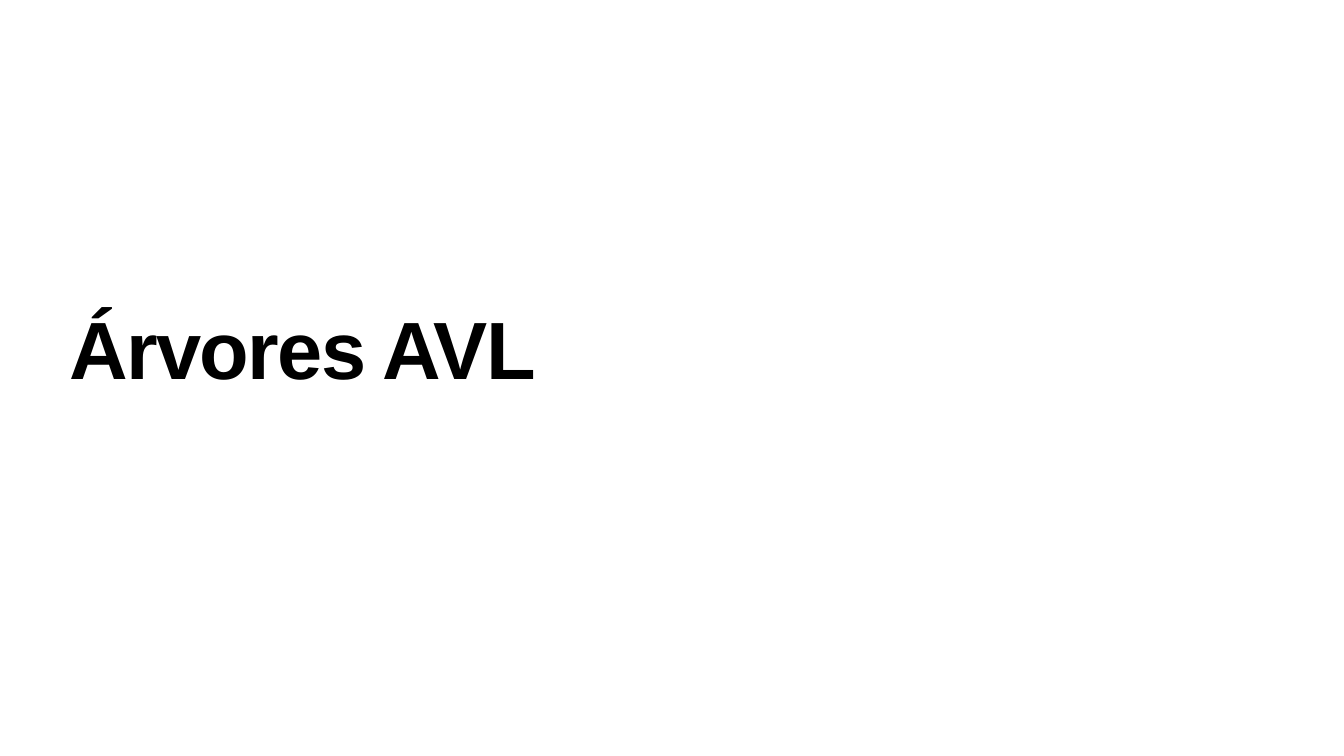
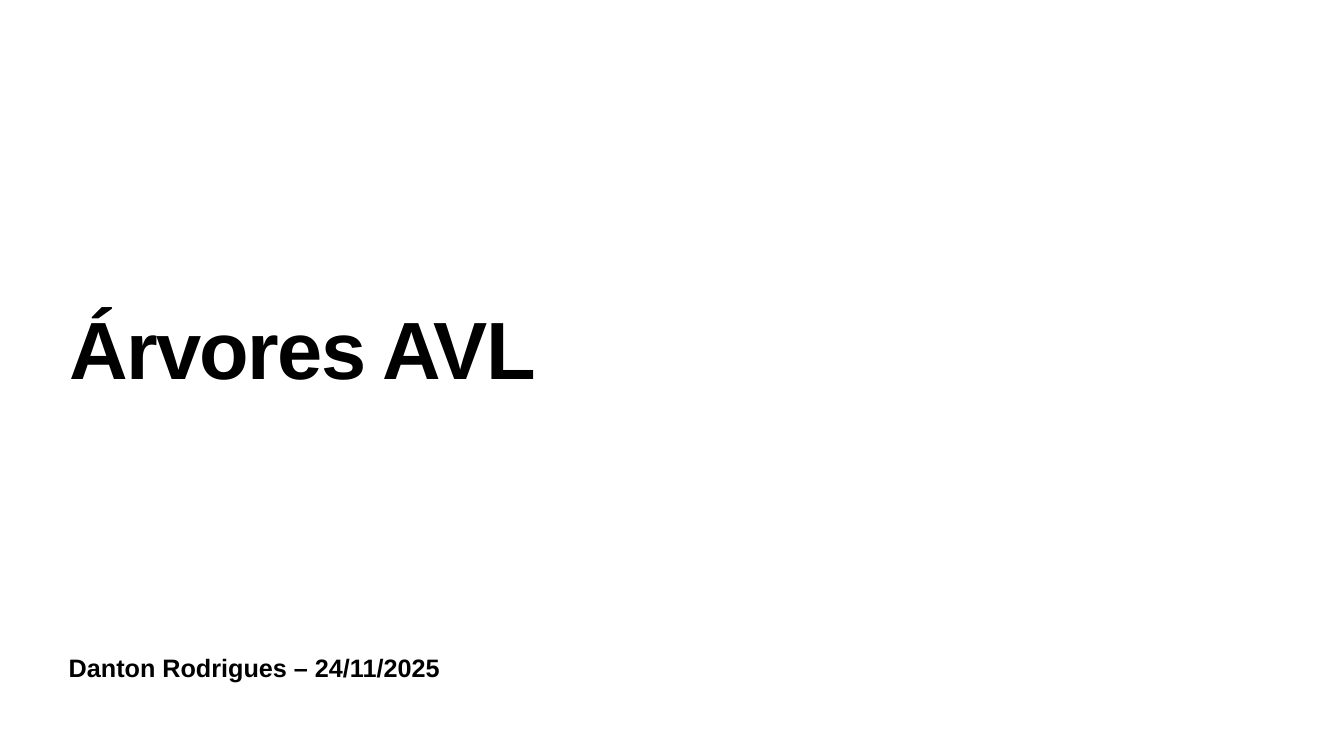
Before and after one commit to danton2000/Algoritmos_Estruturas_Dados, a slide deck: slide 1 of aula20251110/arvoreAVL_25_2_ppt.pptx. Drawn at 1344x756 pixels with LibreOffice and Linux fonts; fonts in the diff are those of the drawing. Boxes give left, top, right and bottom in pixels: in the first picture for what was removed or moved away, otherwise in the second. Text is boxed around its words. In the diff, an @@ line names an element or a change of style, - is before the commit and + after.

```diff
--- a/aula20251110/arvoreAVL_25_2_ppt.pptx
+++ b/aula20251110/arvoreAVL_25_2_ppt.pptx
@@ text added at (69,658,440,683), 36 pt, text #000000, bold @@
+Danton Rodrigues – 24/11/2025
```
Also in this commit, not shown: 1 other slide changed, 5 slides added, 1 other file.
